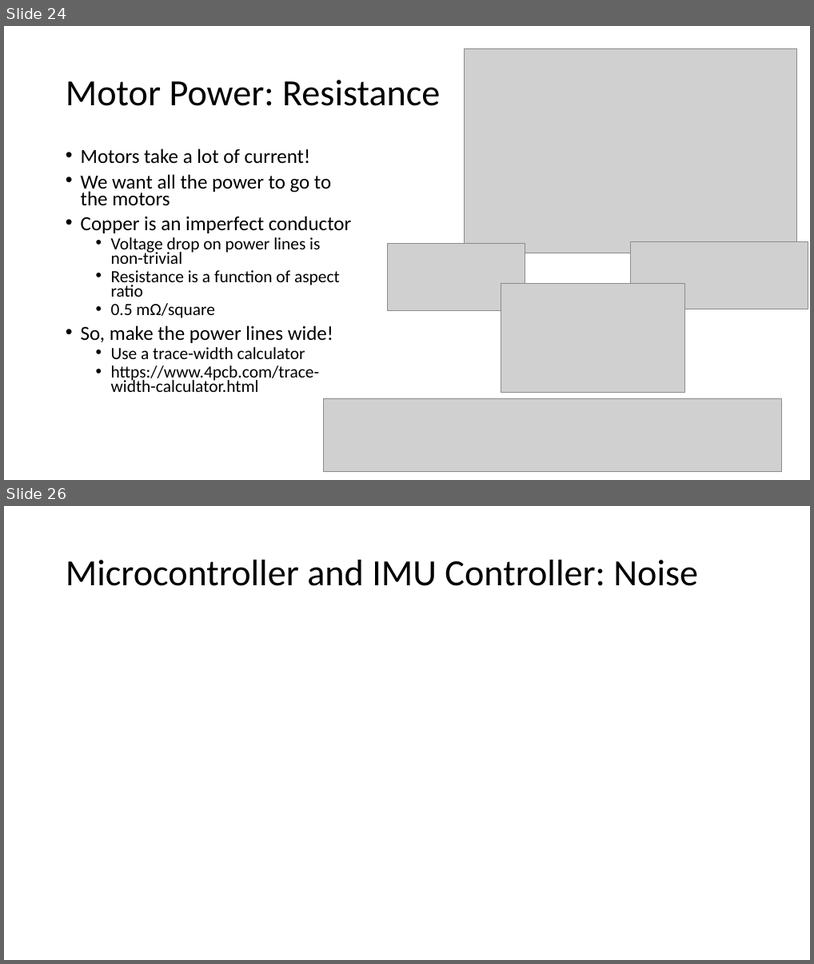
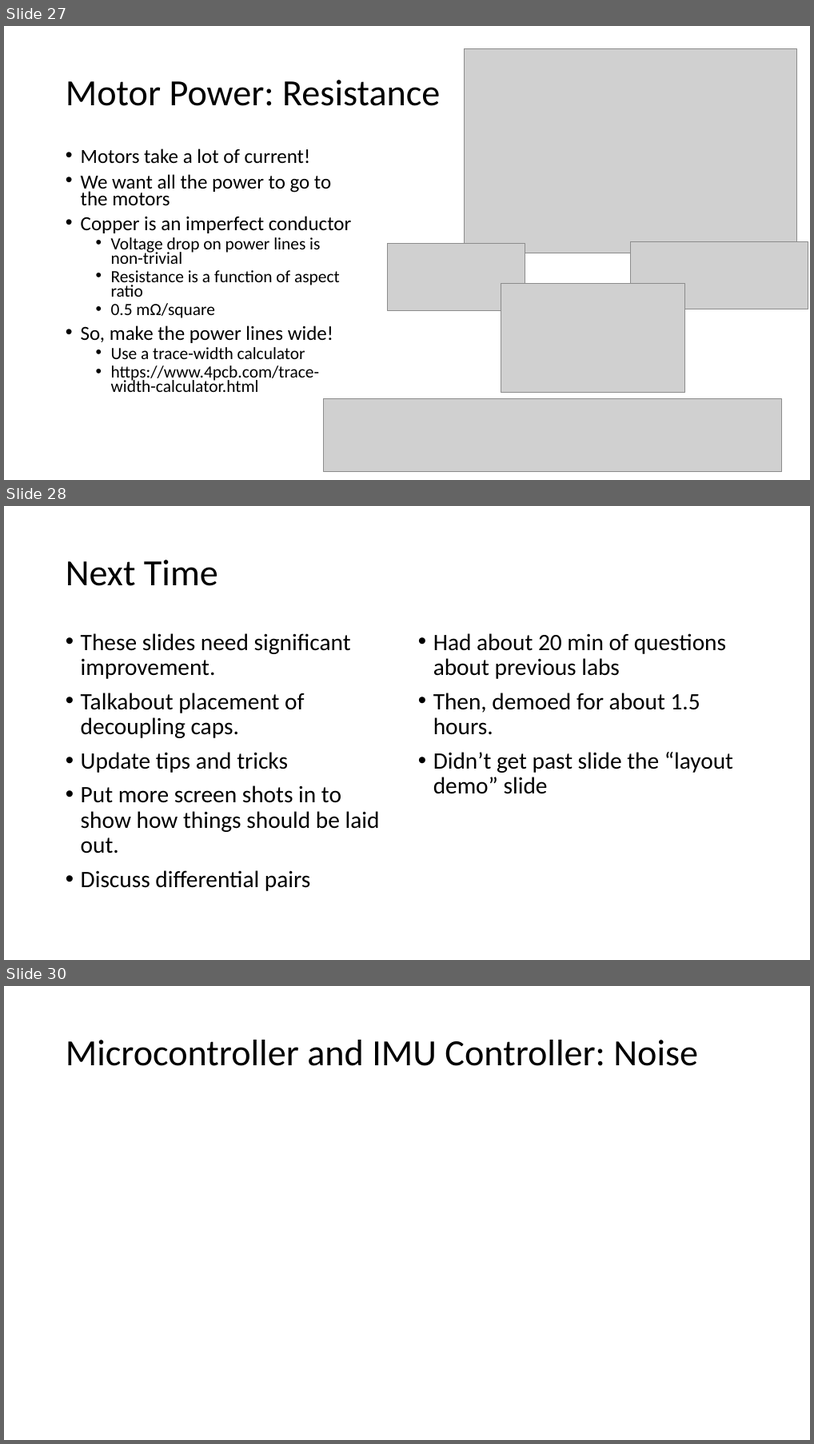
Before and after one commit to NVSL/QuadClass-Resources, a slide deck: labs/Laying-Out-The-Board/Laying-Out-The-Board.pptx. Shown one above the other, each under a label of ours: slides 24 and 26 before the commit, slides 27, 28 and 30 after it; the slides between them are not shown. The pictures are 814x964 and 814x1444 pixels, drawn with LibreOffice and Linux fonts; fonts in the diff are those of the drawing; grey boxes stand for pictures. Boxes give left, top, right and bottom in pixels: in the first picture for what was removed or moved away, otherwise in the second. Text is boxed around its words. In the diff, an @@ line names an element or a change of style, - is before the commit and + after.

```diff
--- a/labs/Laying-Out-The-Board/Laying-Out-The-Board.pptx
+++ b/labs/Laying-Out-The-Board/Laying-Out-The-Board.pptx
@@ slide 28 added at (4, 506, 810, 960), background #FFFFFF @@
@@ title added at (66, 560, 218, 586), 44 pt, text #000000 @@
+Next Time
@@ text added at (81, 633, 380, 891), 28 pt, text #000000 @@
+• These slides need significant improvement.
+• Talkabout placement of decoupling caps.
+• Update tips and tricks
+• Put more screen shots in to show how things should be laid out.
+• Discuss differential pairs
@@ text added at (434, 633, 734, 794), 28 pt, text #000000 @@
+• Had about 20 min of questions about previous labs
+• Then, demoed for about 1.5 hours.
+• Didn’t get past slide the “layout demo” slide
@@ what was slide 24 is now slide 27 @@
@@ what was slide 26 is now slide 30 @@
```
Also in this commit, not shown: 3 other slides added, 2 other files.
